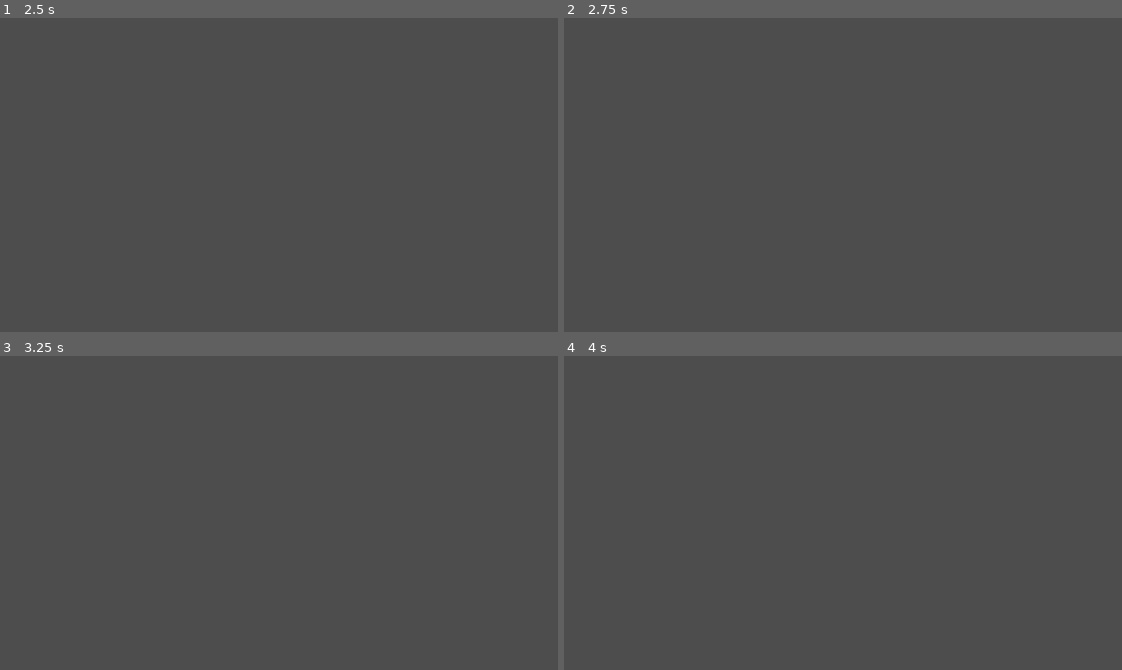
Above: before the commit, frames 1-4 (two rows, left to right).
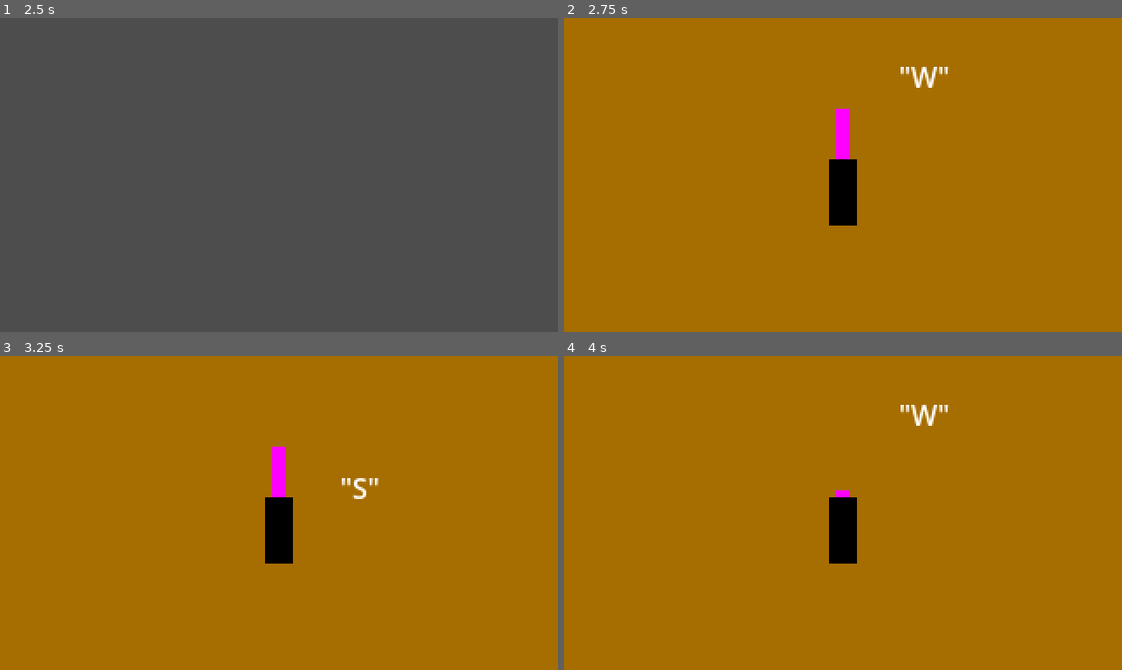
Above: after the commit, the same moments.

Repository: emmetl913/GMTK2024
Game: Godot game, scene res://menus/MainMenu.tscn
Two runs of this game, one before a commit and one after it. Both use one fixed random seed, a clock stepped at 60 frames per second and the inputs below. The engine's default icon, where the game draws it, is replaced by a stand-in: a white triangle on a blue panel in a dark square.
Inputs (mouse positions are in pixels of both pictures, inside the frame that each line leads up to):
- Up to frame 1 (2.5 s): click "Start" at 0.5 s; tap Enter at 1.25 s; move the mouse to (401, 159) at 1.27 s; press the mouse at (401, 159) at 1.28 s; tap S (S) at 1.55, 2.1 s; tap Space at 2 s; move the mouse to (167, 190) at 2.02 s; release the mouse at (167, 190) at 2.03 s; tap W (W) at 2.3 s
- Up to frame 2 (2.75 s): no input
- Up to frame 3 (3.25 s): move the mouse to (334, 443) at 2.77 s; hold W (W) from 2.78 s (still down); click (334, 443) at 3.05 s
- Up to frame 4 (4 s): tap Enter at 3.5 s; move the mouse to (815, 575) at 3.52 s; release W (W) at 3.53 s; click (815, 575) at 3.6 s; tap S (S) at 3.8 s

Frame 1 is identical in both runs. In frame 2, 100% of the frame differs, in the area x 0-100%, y 0-100%; in frame 3, 100%; in frame 4, 100%.

Commit message:
kinda game loop

Diff:
--- a/games/ChoppingGame/ChoppingGame.gd
+++ b/games/ChoppingGame/ChoppingGame.gd
@@ -1,14 +1,12 @@
-extends Node2D
+extends Base_Game
 
 #Pixels per second
 var has_won : bool = false
-var parent
 @export var knife_speed : int
 @export var sweetspot_size : int
 @onready var knife := $Knife_Folloing
 @onready var fruit := $Fruit
 
-# Called when the node enters the scene tree for the first time.
 func _ready():
 	knife.speed = knife_speed
 	$Fruit/CollisionShape2D.shape.size.x = sweetspot_size
@@ -17,14 +15,16 @@
 	if event.is_action_pressed("LMB"):
 		knife.has_cut = true
 
-
-# Called every frame. 'delta' is the elapsed time since the previous frame.
 func _process(delta):
 	if not has_won and $Knife_Folloing/Path2D/PathFollow2D/Knife.position.y > 110:
 		has_won = false
+		super.onLose()
 		print("Lose")
 
+func set_parent(par : Node2D):
+	super.set_parent(par)
 
 func _on_fruit_body_entered(body):
 	has_won = true
+	super.onWin()
 	print("Win")
--- a/games/ChoppingGame/ChoppingGame.tscn
+++ b/games/ChoppingGame/ChoppingGame.tscn
@@ -1,8 +1,11 @@
-[gd_scene load_steps=8 format=3 uid="uid://de6rd5a70ycvt"]
+[gd_scene load_steps=9 format=3 uid="uid://de6rd5a70ycvt"]
 
 [ext_resource type="Script" path="res://games/ChoppingGame/ChoppingGame.gd" id="1_pc1qu"]
 [ext_resource type="Script" path="res://games/ChoppingGame/Knife_Folloing.gd" id="2_a15ko"]
 [ext_resource type="Texture2D" uid="uid://ci0p7le8o6yg5" path="res://icon.svg" id="3_ydq3s"]
+
+[sub_resource type="LabelSettings" id="LabelSettings_6kvgd"]
+font_color = Color(0, 0, 0, 1)
 
 [sub_resource type="Curve2D" id="Curve2D_yvhvg"]
 _data = {
@@ -27,6 +30,14 @@
 [node name="ColorRect" type="ColorRect" parent="."]
 offset_right = 320.0
 offset_bottom = 180.0
+
+[node name="Label" type="Label" parent="."]
+offset_left = 114.0
+offset_top = 10.0
+offset_right = 217.0
+offset_bottom = 33.0
+text = "LMB to CHOP"
+label_settings = SubResource("LabelSettings_6kvgd")
 
 [node name="Knife_Folloing" type="Node2D" parent="."]
 self_modulate = Color(0, 0, 0, 1)
--- /dev/null
+++ b/games/ChurningGame/ChurningGame.gd
@@ -0,0 +1,38 @@
+extends Base_Game
+
+var starting_button : bool
+@export var total_churns : int
+@export var win_churns : int
+# Called when the node enters the scene tree for the first time.
+func _ready():
+	setup()
+
+func _input(event):
+	if event.is_action_pressed("W") and $W.visible:
+		$Churn.position.y = 68
+		$W.visible = not $W.visible
+		$S.visible = not $S.visible
+		total_churns += 1
+	elif event.is_action_pressed("W") and not $W.visible:
+		super.onLose()
+	if event.is_action_pressed("S") and $S.visible:
+		$Churn.position.y = 93
+		$W.visible = not $W.visible
+		$S.visible = not $S.visible
+	elif event.is_action_pressed("S") and not $S.visible:
+		super.onLose()
+	if total_churns >= win_churns:
+		super.onWin()
+
+
+func setup():
+	if randi_range(0,1):
+		starting_button = true
+	else:
+		false
+	$W.visible = starting_button
+	$S.visible = not starting_button
+
+# Called every frame. 'delta' is the elapsed time since the previous frame.
+func _process(delta):
+	pass
--- a/games/ChurningGame/ChurningGame.tscn
+++ b/games/ChurningGame/ChurningGame.tscn
@@ -1,7 +1,41 @@
-[gd_scene format=3 uid="uid://o7p2flp7fgen"]
+[gd_scene load_steps=4 format=3 uid="uid://o7p2flp7fgen"]
+
+[ext_resource type="Script" path="res://games/ChurningGame/ChurningGame.gd" id="1_lqwom"]
+
+[sub_resource type="PlaceholderTexture2D" id="PlaceholderTexture2D_hsab7"]
+size = Vector2(8, 32)
+
+[sub_resource type="PlaceholderTexture2D" id="PlaceholderTexture2D_ascl0"]
+size = Vector2(16, 38)
 
 [node name="ChurningGame" type="Node2D"]
+script = ExtResource("1_lqwom")
+win_churns = 10
 
 [node name="ColorRect" type="ColorRect" parent="."]
 offset_right = 320.0
 offset_bottom = 180.0
+color = Color(0.65098, 0.427451, 0, 1)
+
+[node name="Churn" type="Sprite2D" parent="."]
+position = Vector2(160, 68)
+texture = SubResource("PlaceholderTexture2D_hsab7")
+
+[node name="Basin" type="Sprite2D" parent="."]
+self_modulate = Color(0, 0, 0, 1)
+position = Vector2(160, 100)
+texture = SubResource("PlaceholderTexture2D_ascl0")
+
+[node name="W" type="Label" parent="."]
+offset_left = 192.0
+offset_top = 22.0
+offset_right = 232.0
+offset_bottom = 45.0
+text = "\"W\""
+
+[node name="S" type="Label" parent="."]
+offset_left = 195.0
+offset_top = 64.0
+offset_right = 235.0
+offset_bottom = 87.0
+text = "\"S\""
--- a/games/PickingGame/PickingGame.gd
+++ b/games/PickingGame/PickingGame.gd
@@ -1,11 +1,10 @@
-extends Node2D
+extends Base_Game
 
 
 # Called when the node enters the scene tree for the first time.
 func _ready():
 	pass # Replace with function body.
 
-
 # Called every frame. 'delta' is the elapsed time since the previous frame.
 func _process(delta):
 	pass
--- /dev/null
+++ b/games/base_game.gd
@@ -0,0 +1,12 @@
+extends Node2D
+
+class_name Base_Game
+
+var parent
+
+func set_parent(par : Node2D):
+	parent = par
+func onWin():
+	parent.winGame()
+func onLose():
+	parent.loseGame()
--- a/worlds/MicroGamePlayer.gd
+++ b/worlds/MicroGamePlayer.gd
@@ -1,7 +1,9 @@
 extends Node2D
 
+@export var total_losses : int
+@export var total_wins : int
 @export var first_game_index : int
-
+var game_inst
 @export var gameScenes : Array[Resource] = []
 
 # Called when the node enters the scene tree for the first time.
@@ -10,7 +12,6 @@
 
 	#testing
 
-
 # Called every frame. 'delta' is the elapsed time since the previous frame.
 func _process(delta):
 	pass
@@ -18,14 +19,28 @@
 func loadScenes():
 	gameScenes.append(preload("res://games/ChoppingGame/ChoppingGame.tscn"))
 	gameScenes.append(preload("res://games/PickingGame/PickingGame.tscn"))
+	gameScenes.append(preload("res://games/ChurningGame/ChurningGame.tscn"))
 
 func startGame(gameID: int):
-	var game_inst = gameScenes[gameID].instance()
-
+	game_inst = gameScenes[gameID].instantiate()
+	game_inst.set_parent(self)
 	add_child(game_inst, true)
 
 func winGame():
+	print("Win game in parent")
+	game_inst.queue_free()
+	total_wins += 1
+	$InbetweenTimer.start()
+
+func loseGame():
+	print("Lose game in parent")
+	game_inst.queue_free()
+	total_losses += 1
+	$InbetweenTimer.start()
+
+
+func _on_game_timer_timeout():
 	pass
 
-func loseGame():
-	pass
+func _on_inbetween_timer_timeout():
+	startGame(randi_range(0, gameScenes.size()-1))
--- a/worlds/MicroGamePlayer.tscn
+++ b/worlds/MicroGamePlayer.tscn
@@ -6,7 +6,14 @@
 script = ExtResource("1_v88o7")
 
 [node name="GameTimer" type="Timer" parent="."]
+wait_time = 2.0
+one_shot = true
+autostart = true
 
 [node name="InbetweenTimer" type="Timer" parent="."]
+wait_time = 2.0
 one_shot = true
 autostart = true
+
+[connection signal="timeout" from="GameTimer" to="." method="_on_game_timer_timeout"]
+[connection signal="timeout" from="InbetweenTimer" to="." method="_on_inbetween_timer_timeout"]
